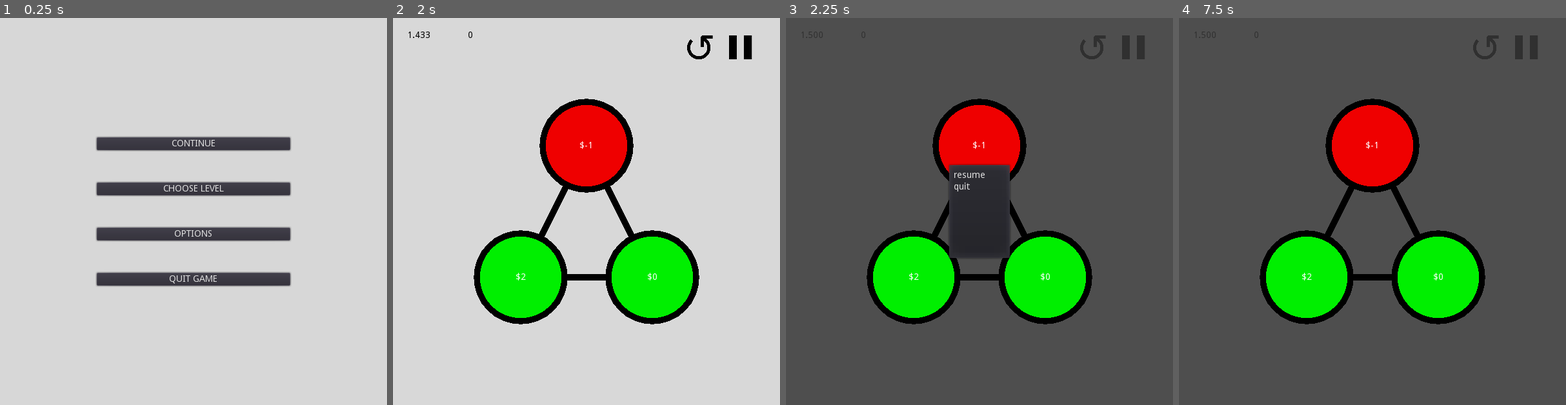
Above: before the commit, frames 1-4 (left to right).
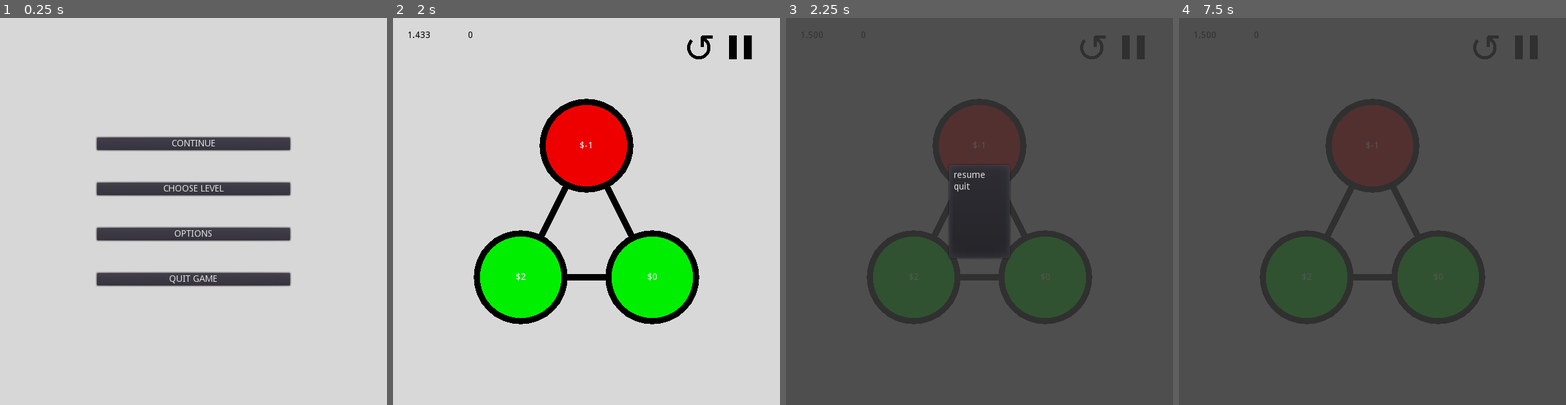
Above: after the commit, the same moments.

Repository: Inglo-Games/dollar-shuffle
Game: Godot game, scene res://scenes/main_menu.tscn
Same seed, same stepped clock (60 frames per second), same inputs: the game is played once before the commit and once after it.
Inputs (mouse positions are in pixels of both pictures, inside the frame that each line leads up to):
- Up to frame 1 (0.25 s): no input
- Up to frame 2 (2 s): click "CONTINUE" at 0.5 s; click (698, 48) at 1.25 s
- Up to frame 3 (2.25 s): click (1134, 48) at 2 s
- Up to frame 4 (7.5 s): tap Enter at 2.75, 4.25, 5.75 s; move the mouse to (1457, 192) at 2.77 s; click (1457, 192) at 2.85 s; right-click (1457, 192) at 3.05 s; tap Space at 3.5, 5, 6.5 s; move the mouse to (1295, 230) at 3.52 s; right-click (1295, 230) at 3.6 s; click (1295, 230) at 3.8 s; move the mouse to (1411, 126) at 4.27 s; click (1411, 126) at 4.35 s; right-click (1411, 126) at 4.55 s; move the mouse to (1353, 288) at 5.02 s; right-click (1353, 288) at 5.1 s; click (1353, 288) at 5.3 s; move the mouse to (1488, 269) at 5.77 s; click (1488, 269) at 5.85 s; right-click (1488, 269) at 6.05 s; move the mouse to (1256, 153) at 6.52 s; right-click (1256, 153) at 6.6 s; click (1256, 153) at 6.8 s; move the mouse to (1391, 211) at 7.27 s; click (1391, 211) at 7.35 s

Frames 1-2 are identical in both runs. In frame 3, 13% of the frame differs, in the area x 20-80%, y 20-80%; in frame 4, 14%.

Commit message:
Adding container node for UI elements

Diff:
--- a/scenes/game.tscn
+++ b/scenes/game.tscn
@@ -35,7 +35,9 @@
 color = Color( 0.847656, 0.847656, 0.847656, 1 )
 _sections_unfolded = [ "Anchor", "Margin", "Rect" ]
 
-[node name="score" type="Label" parent="." index="1"]
+[node name="node_ui_container" type="Node2D" parent="." index="1"]
+
+[node name="score" type="Label" parent="." index="2"]
 
 modulate = Color( 0, 0, 0, 1 )
 anchor_left = 0.0
@@ -58,7 +60,7 @@
 max_lines_visible = -1
 _sections_unfolded = [ "Anchor", "Margin", "Rect", "Visibility" ]
 
-[node name="timer" type="Label" parent="." index="2"]
+[node name="timer" type="Label" parent="." index="3"]
 
 modulate = Color( 0, 0, 0, 1 )
 anchor_left = 0.0
@@ -81,7 +83,7 @@
 max_lines_visible = -1
 _sections_unfolded = [ "Anchor", "Margin", "Visibility", "custom_colors", "custom_constants", "custom_fonts", "custom_styles" ]
 
-[node name="undo_btn" type="TextureButton" parent="." index="3"]
+[node name="undo_btn" type="TextureButton" parent="." index="4"]
 
 anchor_left = 0.0
 anchor_top = 0.0
@@ -106,7 +108,7 @@
 texture_normal = ExtResource( 2 )
 _sections_unfolded = [ "Anchor", "Margin", "Pause", "Rect", "Textures", "Transform", "Visibility", "Z Index" ]
 
-[node name="pause_btn" type="TextureButton" parent="." index="4"]
+[node name="pause_btn" type="TextureButton" parent="." index="5"]
 
 pause_mode = 2
 anchor_left = 0.0
@@ -132,7 +134,7 @@
 texture_normal = ExtResource( 3 )
 _sections_unfolded = [ "Anchor", "Margin", "Pause", "Rect", "Textures", "Transform" ]
 
-[node name="pause_background" type="ColorRect" parent="." index="5"]
+[node name="pause_background" type="ColorRect" parent="." index="6"]
 
 visible = false
 anchor_left = 0.0
--- a/scripts/graph_node.gd
+++ b/scripts/graph_node.gd
@@ -23,7 +23,7 @@
 # Custom draw function
 func _draw():
 	# Determine color of inner circle based on value
-	var value = get_parent().graph.graph_data[str(node_num)]["value"]
+	var value = get_parent().get_parent().graph.graph_data[str(node_num)]["value"]
 	var color = LIGHT_GREEN
 	if value < 0:
 		color = LIGHT_RED
@@ -50,9 +50,9 @@
 	if self.position.distance_to(event.position) <= outer_radius:
 		# Only inputs are give action and take action
 		if event.is_action_released("give_action"):
-			get_parent().node_give_points(node_num)
+			get_parent().get_parent().node_give_points(node_num)
 		elif event.is_action_released("take_action"):
-			get_parent().node_take_points(node_num)
+			get_parent().get_parent().node_take_points(node_num)
 
 # Custom init function
 func initialize(num, size):
--- a/scripts/level.gd
+++ b/scripts/level.gd
@@ -5,6 +5,7 @@
 onready var score = get_node("score")
 onready var undo_btn = get_node("undo_btn")
 onready var pause_btn = get_node("pause_btn")
+onready var node_cont = get_node("node_ui_container")
 
 # Load the GameGraph classes
 const GameGraph = preload("res://scripts/graph.gd")
@@ -80,7 +81,7 @@
 	game_node.initialize(num, radius)
 	game_node.position = location
 	# Add node as child once loading is finished
-	call_deferred("add_child", game_node)
+	node_cont.call_deferred("add_child", game_node)
 	# Add node to group
 	game_node.add_to_group("ui_nodes")
 
@@ -97,7 +98,7 @@
 	line.add_point(loc1)
 	line.add_point(loc2)
 	line.default_color = BLACK
-	call_deferred("add_child", line)
+	node_cont.call_deferred("add_child", line)
 
 # Callback to give points to neighbors
 func node_give_points(node):
